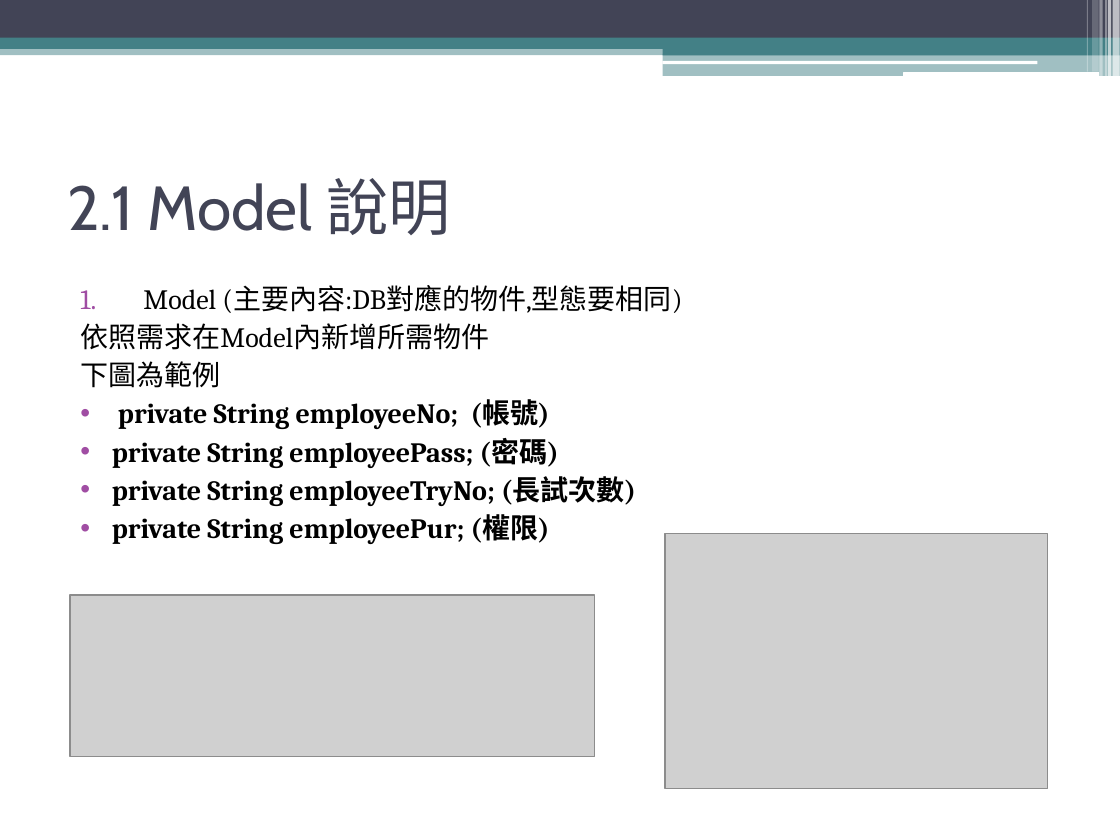
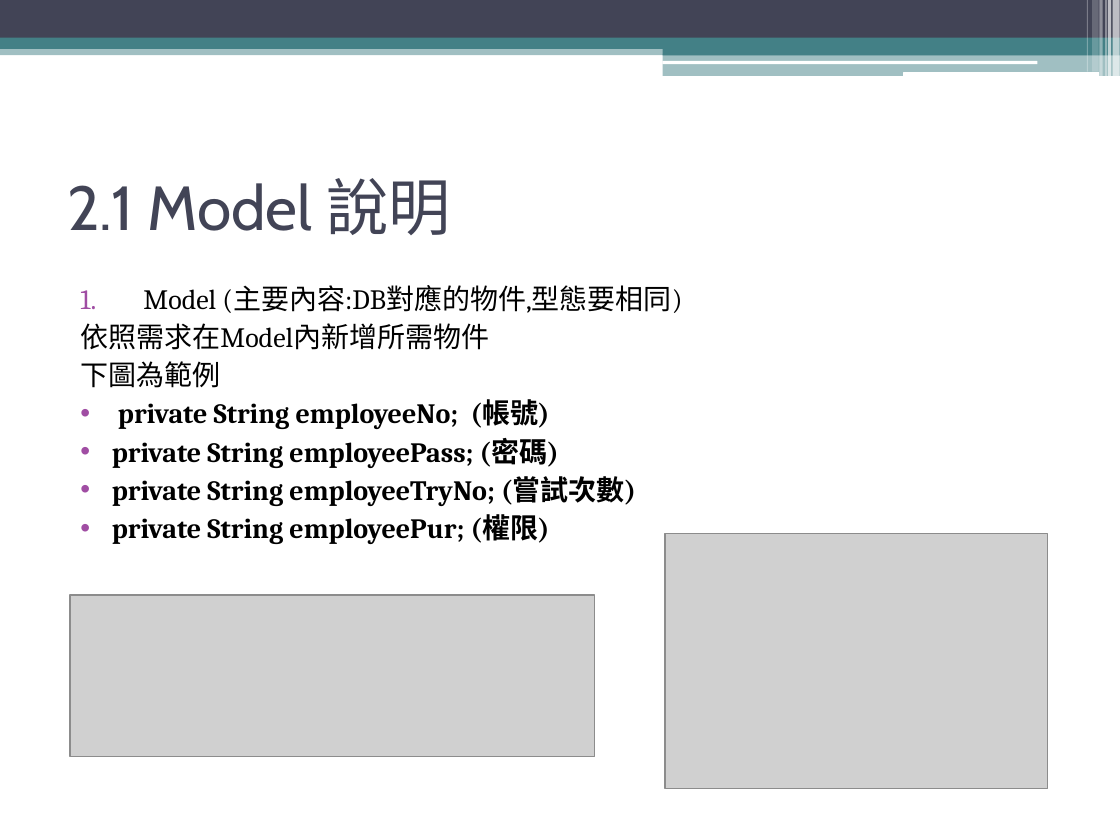
Before and after one commit to searblue30128/anthophila, a slide deck: slide 4 of 文檔/Anthophila基本.pptx. Drawn at 1120x840 pixels with LibreOffice and Linux fonts; fonts in the diff are those of the drawing; grey boxes stand for pictures. Boxes give left, top, right and bottom in pixels: in the first picture for what was removed or moved away, otherwise in the second. Text is boxed around its words. In the diff, an @@ line names an element or a change of style, - is before the commit and + after.

Commit message:
修改_專案資料夾說明

```diff
--- a/文檔/Anthophila基本.pptx
+++ b/文檔/Anthophila基本.pptx
@@ text at (112, 476, 636, 506): text changed @@
-• private String employeeTryNo; (長試次數)
+• private String employeeTryNo; (嘗試次數)
```
Also in this commit, not shown: 2 other slides changed, 1 slide added.
